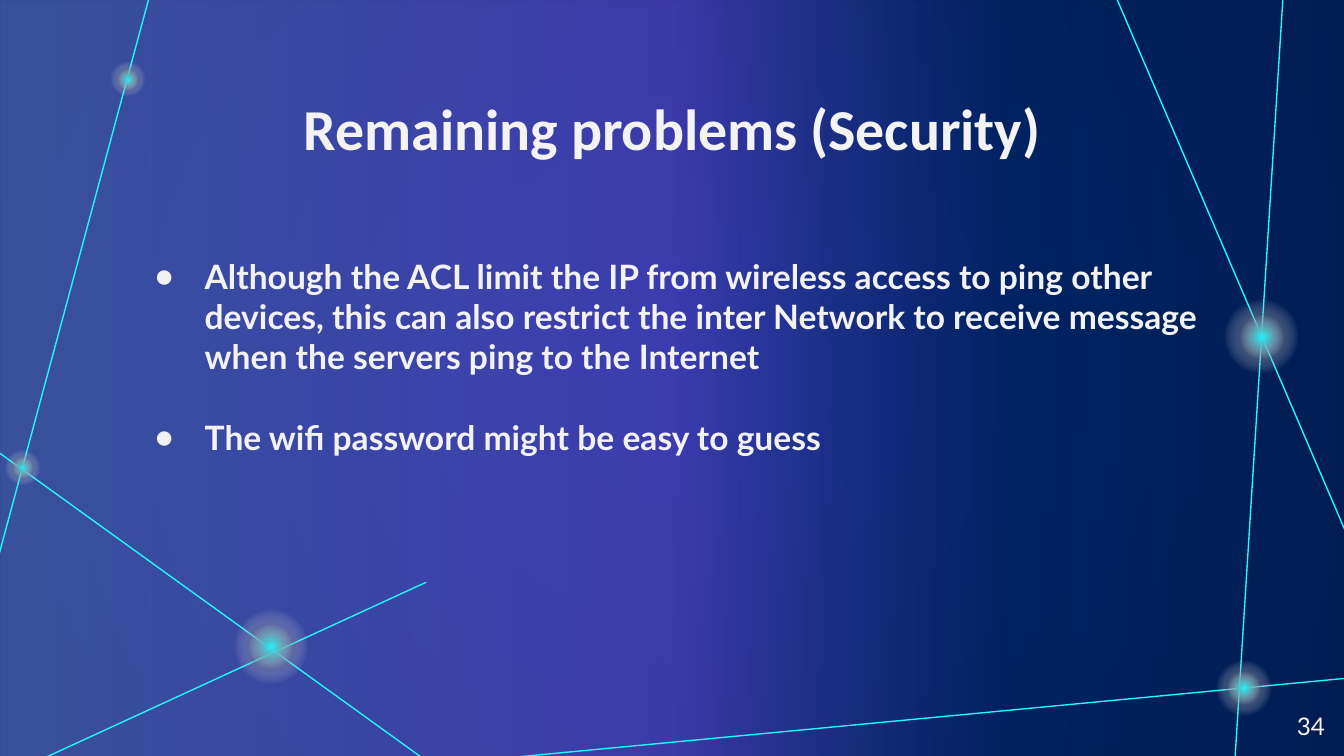
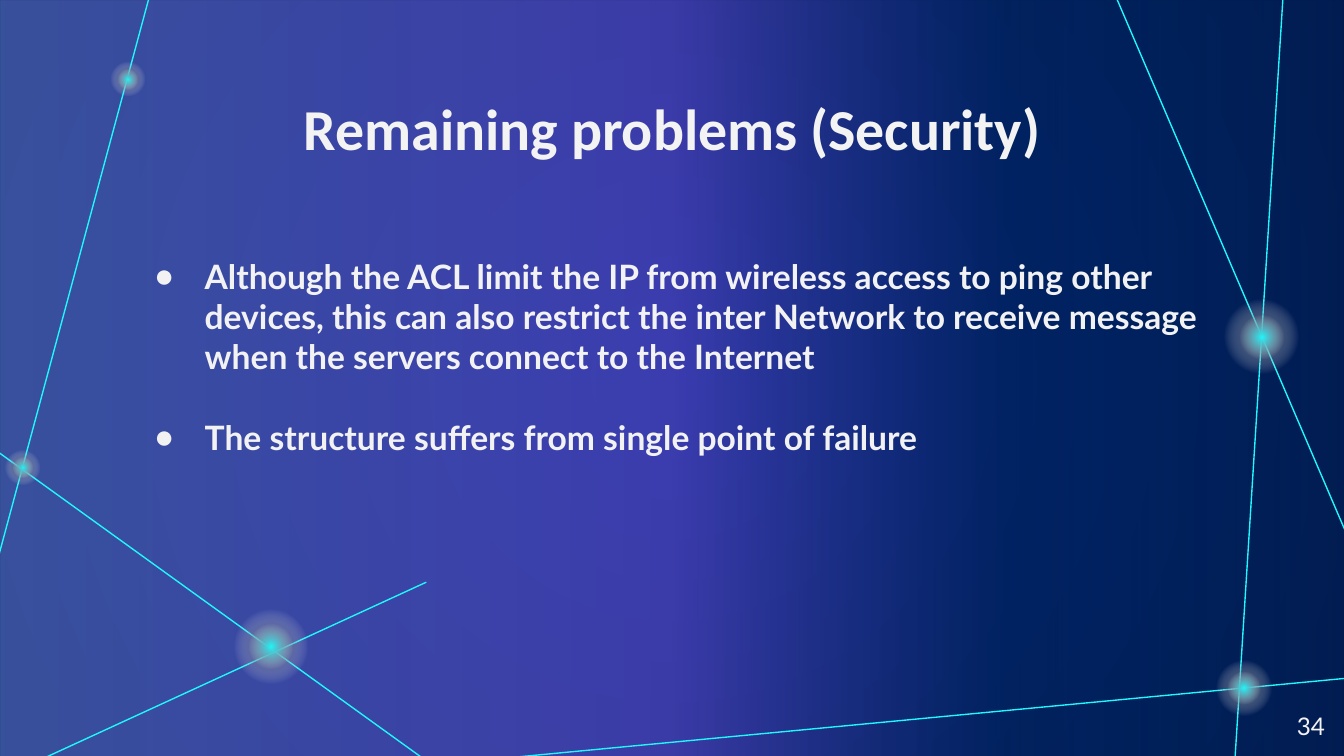
Before and after one commit to hoang-himself/CO3094-Asg2, a slide deck: slide 34 of asg2.pptx. Drawn at 1344x756 pixels with LibreOffice and Linux fonts; fonts in the diff are those of the drawing. Boxes give left, top, right and bottom in pixels: in the first picture for what was removed or moved away, otherwise in the second. Text is boxed around its words. In the diff, an @@ line names an element or a change of style, - is before the commit and + after.

```diff
--- a/asg2.pptx
+++ b/asg2.pptx
@@ text at <box>205,264,1197,456</box>: text changed @@
-● Although the ACL limit the IP from wireless access to ping other devices, this can also restrict the inter Network to receive message when the servers ping to the Internet
-● The wifi password might be easy to guess
+● Although the ACL limit the IP from wireless access to ping other devices, this can also restrict the inter Network to receive message when the servers connect to the Internet
+● The structure suffers from single point of failure
```
Also in this commit, not shown: 1 other slide changed, 6 other files.
